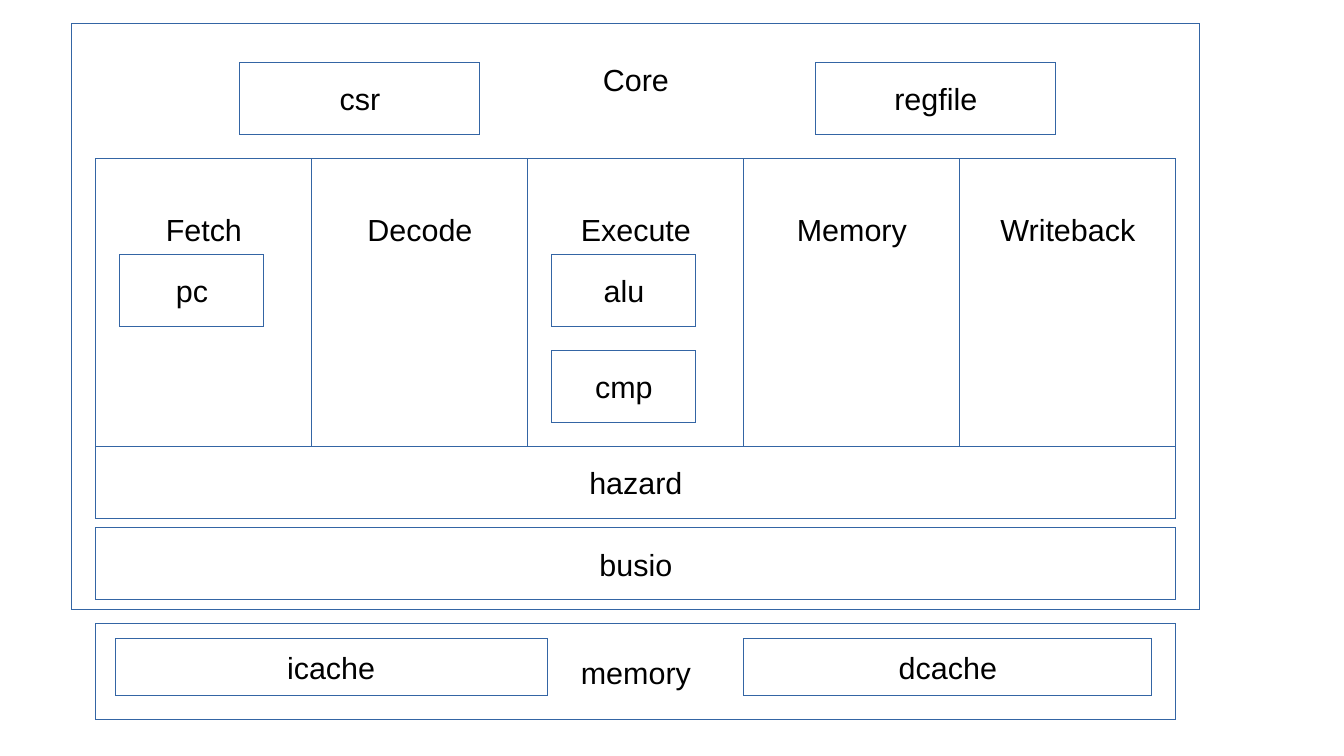
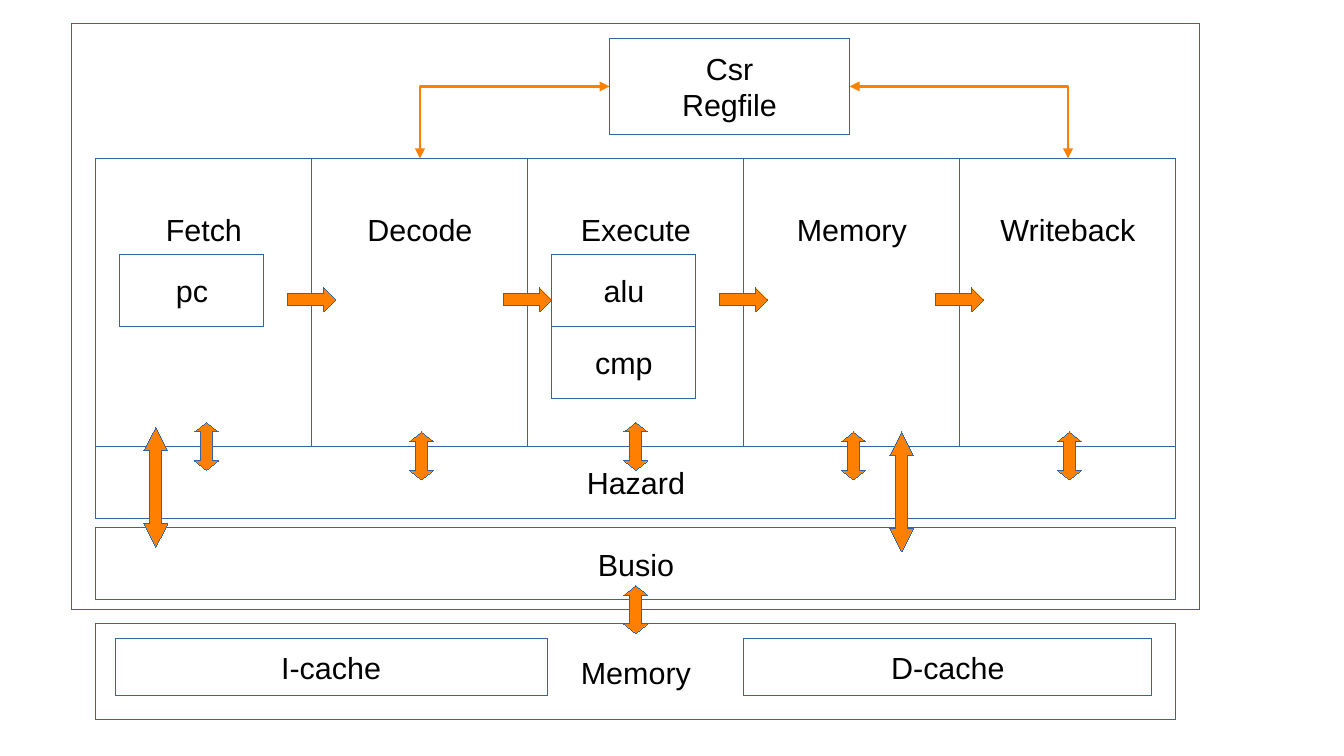
Before and after one commit to riscv2os/kleine-riscv, a slide deck: slide 1 of ccc/_doc/kleine-riscv.odp (slide 2 before the commit). Drawn at 1344x756 pixels with LibreOffice and Linux fonts; fonts in the diff are those of the drawing. Boxes give left, top, right and bottom in pixels: in the first picture for what was removed or moved away, otherwise in the second. Text is boxed around its words. In the diff, an @@ line names an element or a change of style, - is before the commit and + after.

```diff
--- a/ccc/_doc/kleine-riscv.odp
+++ b/ccc/_doc/kleine-riscv.odp
@@ rectangle "Csr Regfile": place and size @@
-rectangle "Csr Regfile" at [816,62,1056,134]
+rectangle "Csr Regfile" at [610,38,850,134]
@@ text in rectangle at [682,58,777,122]: text changed @@
-regfile
+Csr
+Regfile
@@ rectangle removed at [240,62,481,134] @@
-csr
@@ elbow double arrow added from (610, 87) to (420, 159), #FF8000 1.5 pt @@
@@ text in rectangle at [603,69,669,92]: text removed @@
-Core
@@ elbow double arrow added from (850, 87) to (1068, 159), #FF8000 1.5 pt @@
@@ right arrow added at [288,288,335,312], fill #FF8000, outline #3465A4 0 pt @@
@@ right arrow added at [504,288,551,312], fill #FF8000, outline #3465A4 0 pt @@
@@ right arrow added at [721,288,768,312], fill #FF8000, outline #3465A4 0 pt @@
@@ right arrow added at [937,288,984,312], fill #FF8000, outline #3465A4 0 pt @@
@@ rectangle "cmp": place and size @@
-rectangle "cmp" at [552,350,696,422]
+rectangle "cmp" at [552,327,696,399]
@@ up down arrow added at [144,427,168,546], fill #FF8000, outline #3465A4 0 pt @@
@@ up down arrow added at [195,422,220,470], fill #FF8000, outline #3465A4 0 pt @@
@@ up down arrow added at [410,432,434,479], fill #FF8000, outline #3465A4 0 pt @@
@@ up down arrow added at [624,422,649,470], fill #FF8000, outline #3465A4 0 pt @@
@@ up down arrow added at [842,432,866,479], fill #FF8000, outline #3465A4 0 pt @@
@@ up down arrow added at [890,432,915,551], fill #FF8000, outline #3465A4 0 pt @@
@@ up down arrow added at [1059,432,1083,479], fill #FF8000, outline #3465A4 0 pt @@
@@ text in rectangle at [587,470,685,495]: text changed @@
-hazard
+Hazard
@@ text in rectangle at [598,554,674,577]: text changed @@
-busio
+Busio
@@ up down arrow added at [624,585,649,633], fill #FF8000, outline #3465A4 0 pt @@
@@ text in rectangle at [281,657,381,680]: text changed @@
-icache
+I-cache
@@ text in rectangle at [891,657,1004,680]: text changed @@
-dcache
+D-cache
@@ text in rectangle at [581,663,691,689]: text changed @@
-memory
+Memory
```
Also in this commit, not shown: 1 slide removed, 5 other files.
